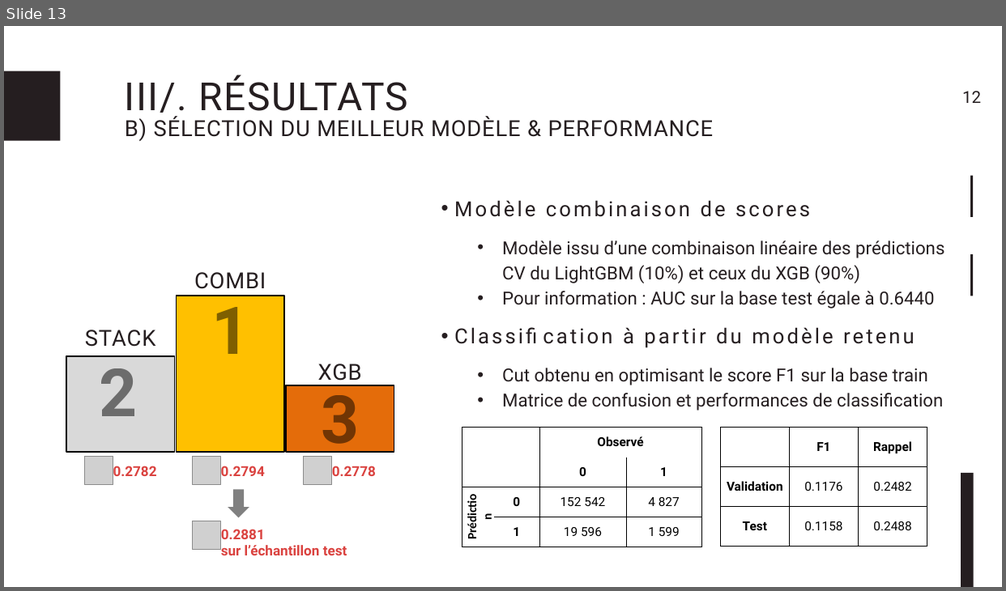
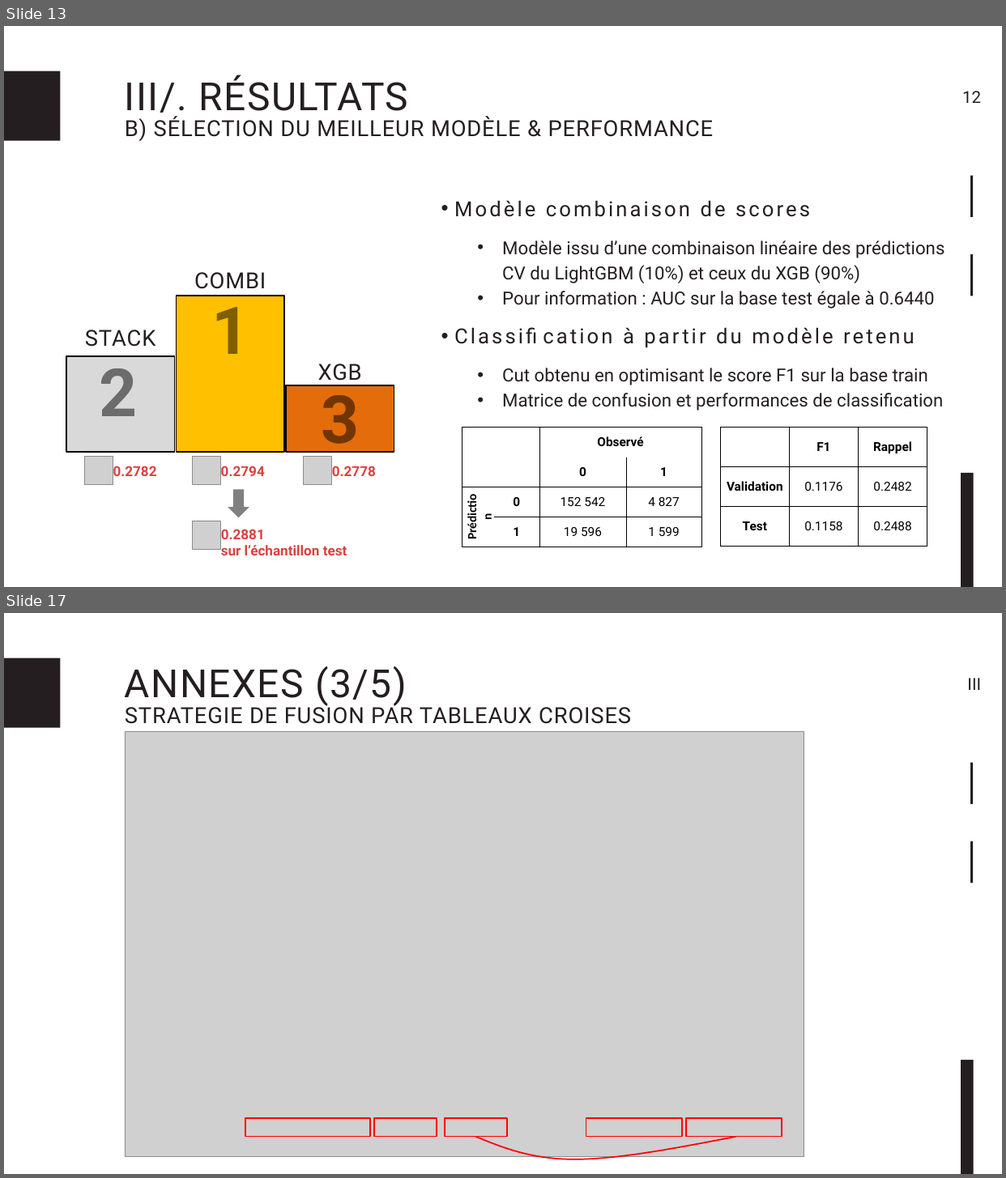
Before and after one commit to Psqrt/projet_ml, a slide deck: presentation/projet_ml.pptx. Shown one above the other, each under a label of ours: slide 13 before the commit, slides 13 and 17 after it; the slides between them are not shown. The pictures are 1006x591 and 1006x1178 pixels, drawn with LibreOffice and Linux fonts; fonts in the diff are those of the drawing; grey boxes stand for pictures. Boxes give left, top, right and bottom in pixels: in the first picture for what was removed or moved away, otherwise in the second. Text is boxed around its words. In the diff, an @@ line names an element or a change of style, - is before the commit and + after.

Commit message:
ppt (annexes) + article v2.01

```diff
--- a/presentation/projet_ml.pptx
+++ b/presentation/projet_ml.pptx
@@ slide 17 added at [4, 613, 1002, 1174], background #FFFFFF @@
@@ rectangle added at [4, 658, 60, 728], fill #251E20 @@
@@ text added at [125, 666, 407, 706], 56 pt, text #251E20 @@
+ANNEXES (3/5)
@@ text added at [967, 678, 981, 690], 24 pt, text #251E20 @@
+III
@@ text added at [125, 703, 631, 724], 32 pt, text #251E20 @@
+STRATEGIE DE FUSION PAR TABLEAUX CROISES
@@ picture added at [125, 732, 803, 1157] @@
@@ rectangle added at [970, 763, 973, 804], fill #251E20 @@
@@ rectangle added at [970, 841, 973, 883], fill #251E20 @@
@@ rectangle added at [961, 1060, 973, 1174], fill #251E20 @@
@@ rectangle added at [245, 1118, 370, 1136], outline #FF0000 2 pt @@
@@ rectangle added at [374, 1118, 437, 1136], outline #FF0000 2 pt @@
@@ rectangle added at [445, 1118, 507, 1136], outline #FF0000 2 pt @@
@@ rectangle added at [586, 1118, 682, 1136], outline #FF0000 2 pt @@
@@ rectangle added at [686, 1118, 782, 1136], outline #FF0000 2 pt @@
@@ freeform shape added at [475, 1137, 735, 1160], outline #FF0000 2 pt @@
```
Also in this commit, not shown: 6 slides changed, 5 other slides added, 16 other files.
